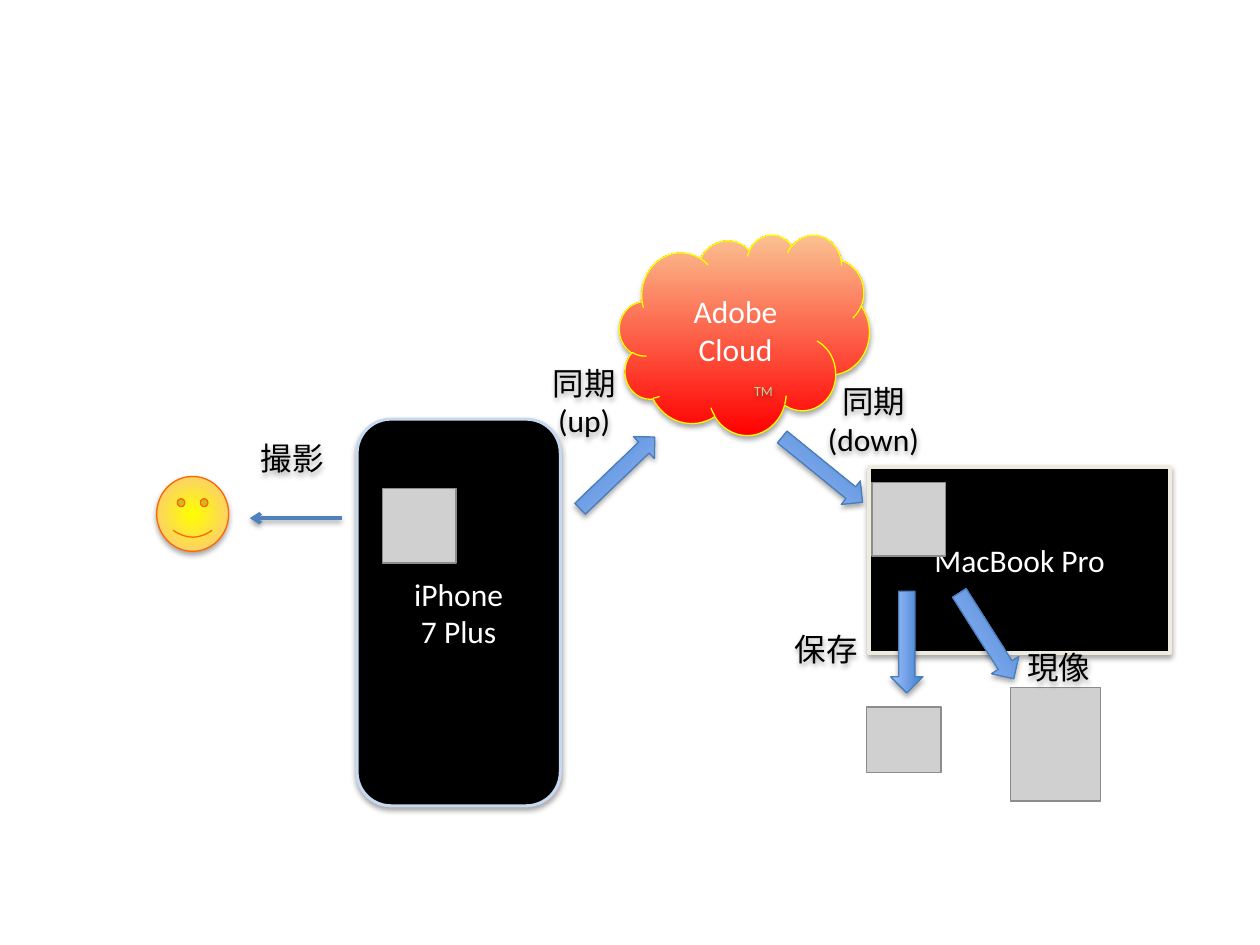
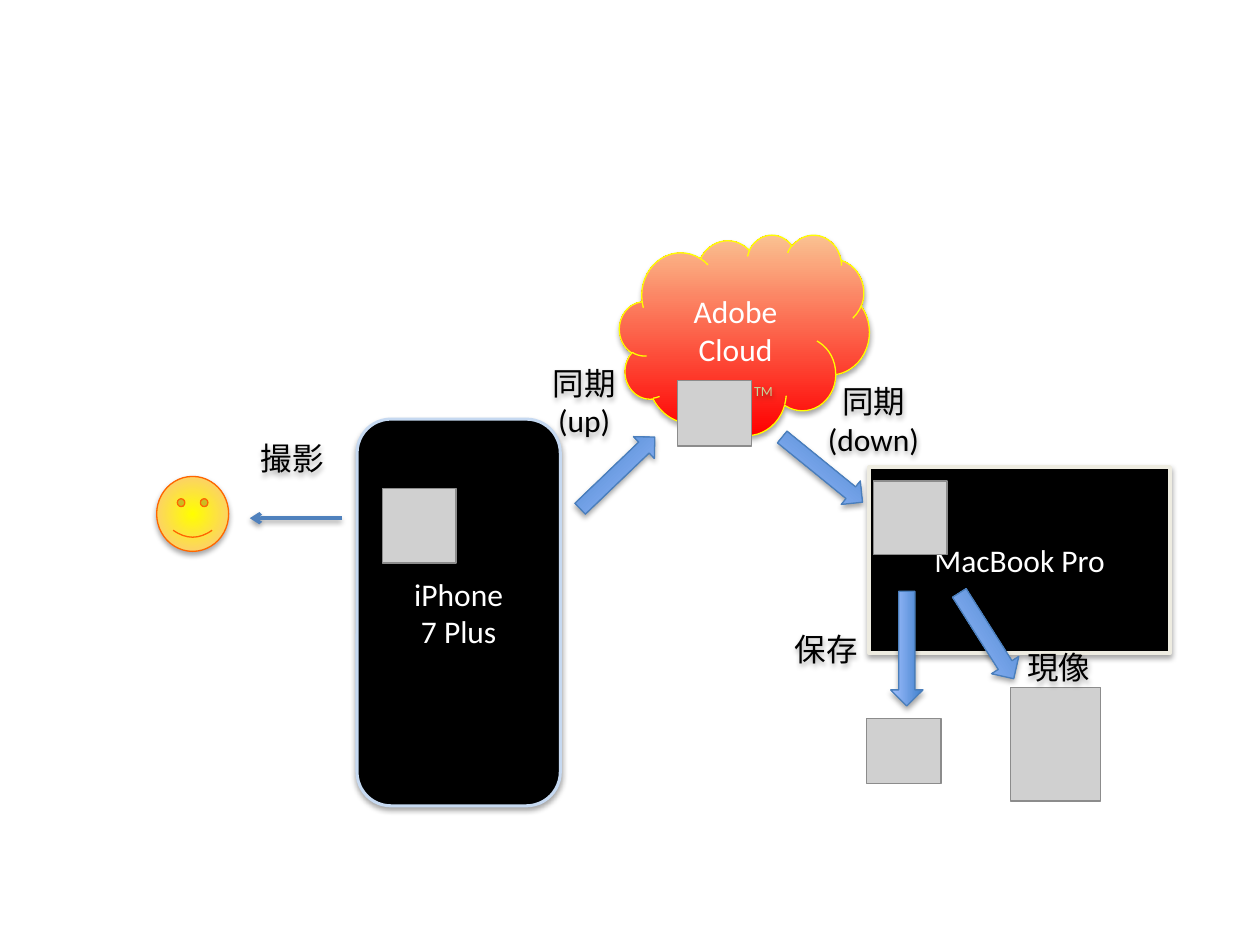
Before and after one commit to awmlabs/blog.awm.jp, a slide deck: slide 2 of content/2016/11/01/dng.pptx. Drawn at 1260x945 pixels with LibreOffice and Linux fonts; fonts in the diff are those of the drawing; grey boxes stand for pictures. Boxes give left, top, right and bottom in pixels: in the first picture for what was removed or moved away, otherwise in the second. Text is boxed around its words. In the diff, an @@ line names an element or a change of style, - is before the commit and + after.

```diff
--- a/content/2016/11/01/dng.pptx
+++ b/content/2016/11/01/dng.pptx
@@ picture added at (x1=677, y1=381, x2=751, y2=446) @@
@@ left arrow resized from (x1=890, y1=592, x2=923, y2=694) to (x1=890, y1=592, x2=923, y2=706) @@
@@ picture moved from (x1=867, y1=707, x2=941, y2=772) to (x1=867, y1=718, x2=941, y2=784) @@
```
Also in this commit, not shown: 1 other file.
